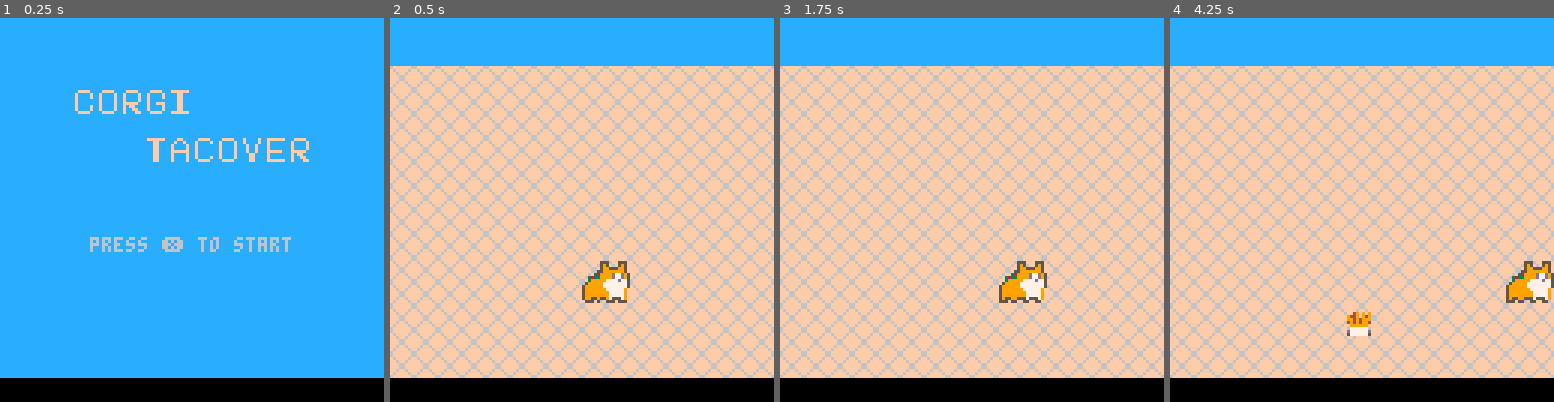
Above: before the commit, frames 1-4 (left to right).
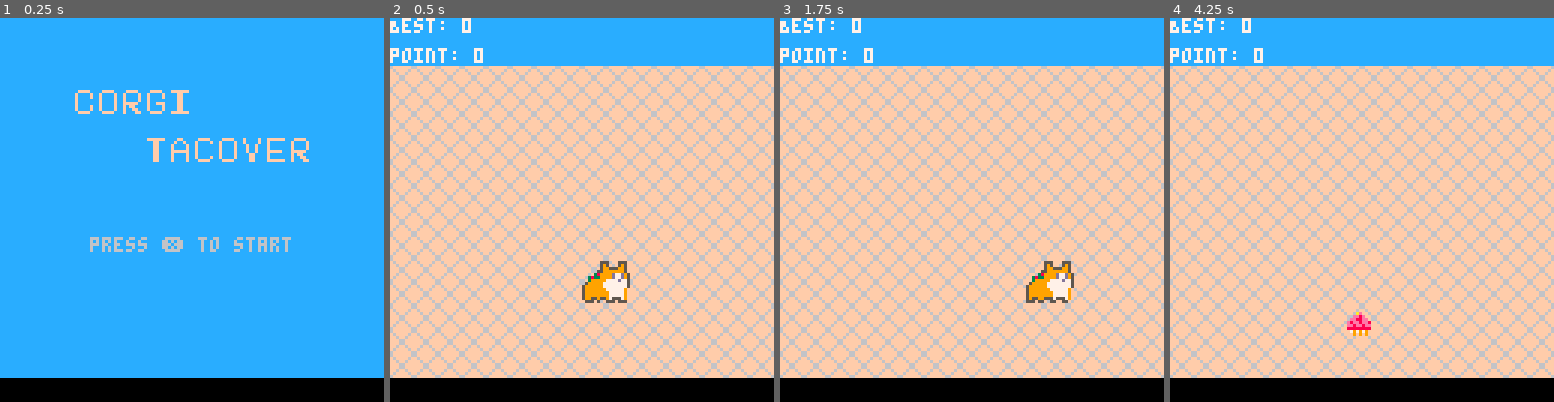
Above: after the commit, the same moments.

Repository: AresLiCa/Hello_Pico8
Game: PICO-8 cartridge hellosprite.p8
Same seed, same stepped clock (60 frames per second), same inputs: the game is played once before the commit and once after it.
Inputs:
- Up to frame 1 (0.25 s): no input
- Up to frame 2 (0.5 s): tap X (X key) at 0.33 s
- Up to frame 3 (1.75 s): tap X (X key) at 1.07 s; hold Right from 1.6 s (still down)
- Up to frame 4 (4.25 s): tap X (X key) at 1.85, 2.97, 4.08 s; release Right at 2.1 s; hold Right 2.47-3.03 s; hold Left 3.08-3.58 s; hold Right from 4.02 s (still down)

Frame 1 is identical in both runs. In frame 2, 0.7% of the frame differs, in the area x 0-25%, y 0-12%; in frame 3, 2.4%, in the area x 0-77%, y 0-75%; in frame 4, 2.1%.

Commit message:
fixed the random falling item sprite bug; added the score system and the high score storage feature
To do: 
- game over based on timer/health
- add sound effect
- game over logic
- bomb

Diff:
--- a/hellosprite.p8
+++ b/hellosprite.p8
@@ -1,8 +1,8 @@
 pico-8 cartridge // http://www.pico-8.com
 version 18
 __lua__
--- wall and actor collisions
--- by zep
+-- Corgi Tacover
+-- Powered by Pico-8
 
 actor = {} --all actors in world
 player = {}
@@ -10,6 +10,8 @@
 player_walking_anim_time_gap = 0
 scene = "start"
 sprites_list = {32,33,48,49,50,51}
+score = 0
+best_score = 0
 -- make an actor
 -- and add to global collection
 -- x,y means center of the actor
@@ -28,6 +30,7 @@
  --a.bounce  = 1
  a.frames=0
 
+ random_seed_spr_generate(a)
 
  -- half-width and half-height
  -- slightly less than 0.5 so
@@ -44,12 +47,39 @@
  return a
 end
 
+function random_seed_spr_generate(a)
+  if a.name == "seed" then
+   a.spr=sprites_list[flr(rnd(5)+1)]
+  end
+
+end
+
 function _init()
  -- make player top left
  --pl = make_actor(2,2)
  player = make_actor(128/2, 80,"player")
  player.spr = 0
  player.dy = 0
+
+ -- initialize the best score
+ cartdata("corgi_tacover")
+ -- dset: 0 is highscore
+ -- dset: 1 is if 0 is written
+ if dget(1)~=5 then --first time write
+  best_score = 0
+  dset(0,best_score)
+  dset(1,5) -- mark dset 0 has been written / not the first time
+ else
+  best_score = dget(0)
+ end
+
+
+--  if dget(0)~=nil then
+--   best_score = dget(0)
+--  else
+-- --best_score = 0
+--   dset(0,0)
+--  end
 
 
 end
@@ -87,7 +117,7 @@
 
 function control_player()
  the_player = get_player()
- player_moving_speed = 1
+ player_moving_speed = 2
  if (btn(1)) then
    the_player.x += player_moving_speed
    the_player.flipx=false
@@ -151,8 +181,15 @@
             del(actor, a)
         end
 
+        -- picked successfully
         if is_collide(a,get_player()) and get_player()~=nil then
           del(actor, a)
+          score+=1
+
+          if best_score<score then
+           best_score = score
+           dset(0,best_score)
+          end
 
         end
     end
@@ -201,7 +238,7 @@
       local sx = (a.x)
       local sy = (a.y)
       --this will need to be fixed when have time
-      a.spr=sprites_list[flr(rnd(5)+1)]
+
       spr(a.spr, sx, sy)
     end
 
@@ -241,6 +278,8 @@
  if(get_player~=nil) then
     --print("player pos: x "..get_player().x.."  y "..get_player().y,0,110,7)
  end
+ print("Best: "..best_score,0,0,7)
+ print("point: "..score,0,10,7)
 end
 
 __gfx__
